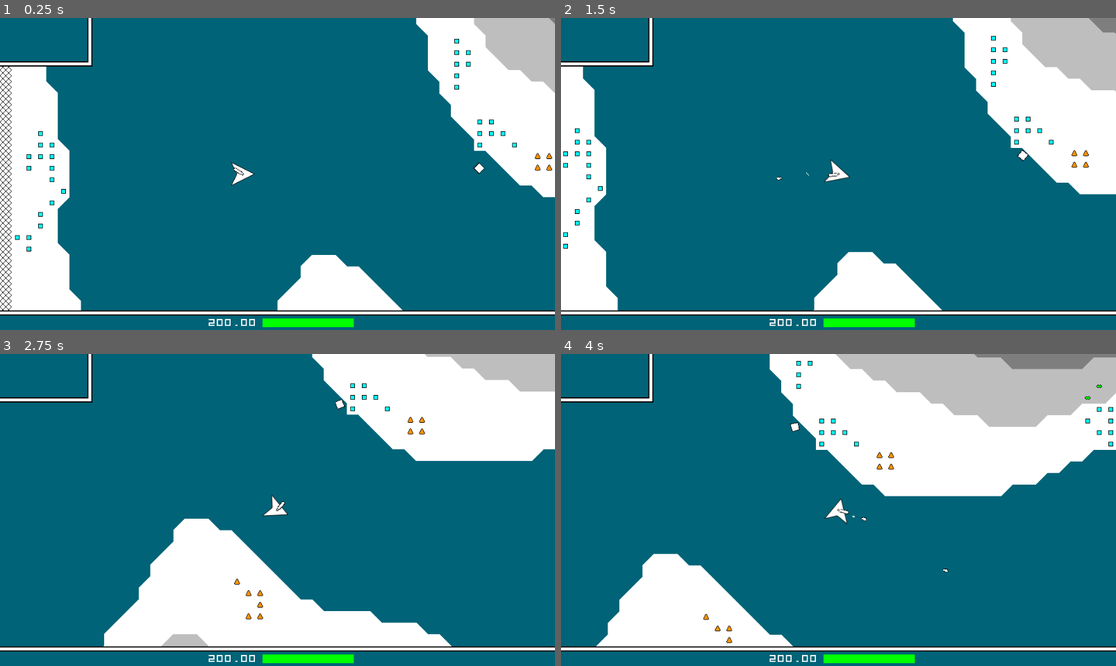
Above: before the commit, frames 1-4 (two rows, left to right).
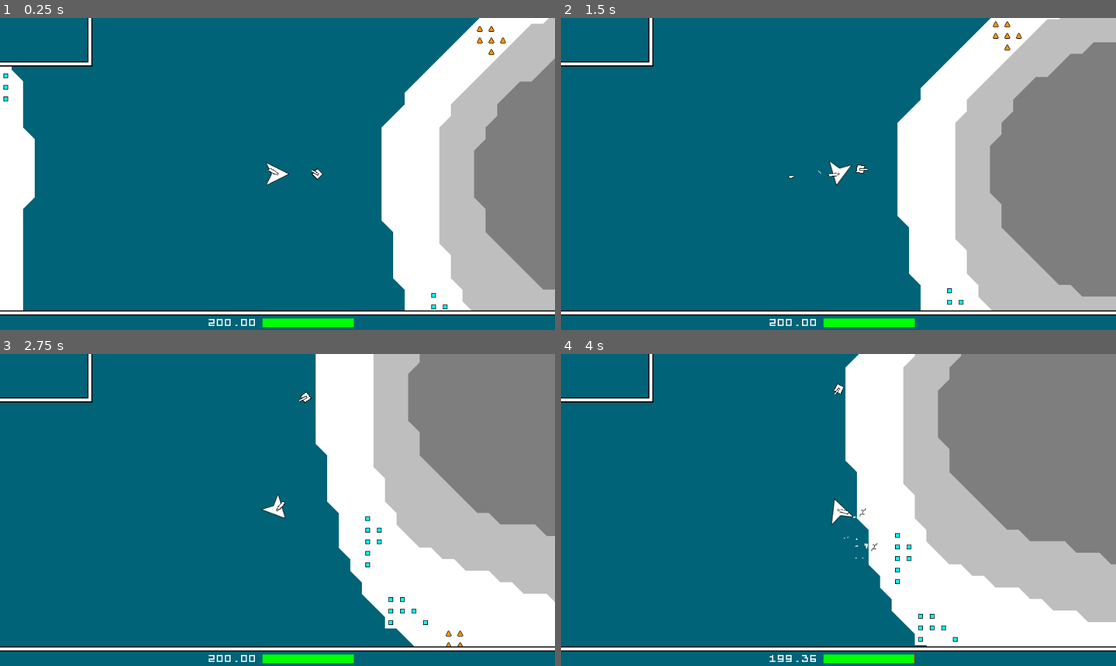
Above: after the commit, the same moments.

Repository: LangII/ProjectSpaceMiner
Game: Godot game, scene res://scenes/Main.tscn
The game is run twice, just before and just after one commit, with the same random seed, the same clock (stepped at 60 frames per second) and the same inputs.
Inputs (mouse positions are in pixels of both pictures, inside the frame that each line leads up to):
- Up to frame 1 (0.25 s): no input
- Up to frame 2 (1.5 s): move the mouse to (960, 158) at 0.52 s; hold D (right) 0.53-1.28 s; tap T (test) at 0.6 s; move the mouse to (727, 189) at 1.27 s; hold S (down) from 1.28 s (still down); click (727, 189) at 1.35 s
- Up to frame 3 (2.75 s): tap T (test) at 1.55, 2.1 s; move the mouse to (333, 441) at 2.02 s; release S (down) at 2.03 s; hold D (right) from 2.03 s (still down)
- Up to frame 4 (4 s): move the mouse to (810, 572) at 2.77 s; release D (right) at 2.78 s; hold W (up) 2.78-3.53 s; tap T (test) at 2.85, 3.8 s; move the mouse to (1005, 556) at 3.52 s; press the mouse at (1005, 556) at 3.53 s; hold A (left) from 3.53 s (still down)

The runs differ from the first frame. In frame 1, 33% of the frame differs, in the area x 0-100%, y 0-94%; in frame 2, 39%; in frame 3, 46%; in frame 4, 47%, in the area x 6-100%, y 0-100%.

Commit message:
add Enemy03 turret movement (dirty)

Diff:
--- a/scenes/Bullet01.tscn
+++ b/scenes/Bullet01.tscn
@@ -23,7 +23,7 @@
 
 [node name="Bullet01" type="KinematicBody2D"]
 collision_layer = 4
-collision_mask = 21
+collision_mask = 23
 script = ExtResource( 1 )
 
 [node name="Sprite" type="Sprite" parent="."]
@@ -34,6 +34,8 @@
 shape = SubResource( 1 )
 
 [node name="Area2D" type="Area2D" parent="."]
+collision_layer = 4
+collision_mask = 23
 
 [node name="CollisionShape2D" type="CollisionShape2D" parent="Area2D"]
 shape = SubResource( 3 )
--- a/scenes/Enemy03.tscn
+++ b/scenes/Enemy03.tscn
@@ -1,9 +1,29 @@
-[gd_scene load_steps=4 format=2]
+[gd_scene load_steps=8 format=2]
 
 [ext_resource path="res://scripts/Enemy03.gd" type="Script" id=1]
 [ext_resource path="res://sprites/enemy_03_body.png" type="Texture" id=2]
+[ext_resource path="res://sprites/enemy_03_turret.png" type="Texture" id=3]
 
 [sub_resource type="CircleShape2D" id=1]
+
+[sub_resource type="Gradient" id=4]
+colors = PoolColorArray( 1, 0, 0, 1, 1, 1, 1, 1 )
+
+[sub_resource type="GradientTexture" id=3]
+gradient = SubResource( 4 )
+
+[sub_resource type="ParticlesMaterial" id=5]
+flag_disable_z = true
+direction = Vector3( 0, 0, 0 )
+spread = 180.0
+gravity = Vector3( 0, 0, 0 )
+initial_velocity = 24.0
+initial_velocity_random = 1.0
+orbit_velocity = 0.0
+orbit_velocity_random = 0.0
+scale = 3.0
+scale_random = 1.0
+color_ramp = SubResource( 3 )
 
 [node name="Enemy03" type="KinematicBody2D"]
 collision_layer = 16
@@ -12,8 +32,19 @@
 [node name="Col" type="CollisionShape2D" parent="."]
 shape = SubResource( 1 )
 
-[node name="Body" type="Sprite" parent="."]
+[node name="Sprite" type="Sprite" parent="."]
 texture = ExtResource( 2 )
+
+[node name="TurretNonSpatial" type="Node" parent="."]
+
+[node name="TurretPivot" type="Position2D" parent="TurretNonSpatial"]
+
+[node name="TurretSprite" type="Sprite" parent="TurretNonSpatial/TurretPivot"]
+position = Vector2( -5, 0 )
+texture = ExtResource( 3 )
+
+[node name="BulletSpawn" type="Position2D" parent="TurretNonSpatial/TurretPivot"]
+position = Vector2( -18, 0 )
 
 [node name="RotPosA" type="Position2D" parent="."]
 position = Vector2( -7, -7 )
@@ -74,3 +105,75 @@
 enabled = true
 cast_to = Vector2( -2, 0 )
 collide_with_areas = true
+
+[node name="WoundedTweenUp" type="Tween" parent="."]
+
+[node name="WoundedTweenDown" type="Tween" parent="."]
+
+[node name="CanDmgShipTimer" type="Timer" parent="."]
+
+[node name="LifeEndParticles2D" type="Particles2D" parent="."]
+emitting = false
+amount = 30
+one_shot = true
+explosiveness = 0.49
+process_material = SubResource( 5 )
+
+[node name="LifeEndParticlesLifeTimeTimer" type="Timer" parent="."]
+
+[node name="WallDetectionNonSpatial" type="Node" parent="."]
+
+[node name="WallDetectionPos" type="Node2D" parent="WallDetectionNonSpatial"]
+
+[node name="ColRayR" type="RayCast2D" parent="WallDetectionNonSpatial/WallDetectionPos"]
+enabled = true
+cast_to = Vector2( 9, 0 )
+collide_with_areas = true
+
+[node name="ColRayTR" type="RayCast2D" parent="WallDetectionNonSpatial/WallDetectionPos"]
+rotation = -0.785398
+enabled = true
+cast_to = Vector2( 9, 0 )
+collide_with_areas = true
+
+[node name="ColRayT" type="RayCast2D" parent="WallDetectionNonSpatial/WallDetectionPos"]
+rotation = -1.5708
+enabled = true
+cast_to = Vector2( 9, 0 )
+collide_with_areas = true
+
+[node name="ColRayTL" type="RayCast2D" parent="WallDetectionNonSpatial/WallDetectionPos"]
+rotation = -2.35619
+enabled = true
+cast_to = Vector2( 9, 0 )
+collide_with_areas = true
+
+[node name="ColRayL" type="RayCast2D" parent="WallDetectionNonSpatial/WallDetectionPos"]
+rotation = 3.14159
+enabled = true
+cast_to = Vector2( 9, 0 )
+collide_with_areas = true
+
+[node name="ColRayBL" type="RayCast2D" parent="WallDetectionNonSpatial/WallDetectionPos"]
+position = Vector2( 1, 0 )
+rotation = 2.53073
+enabled = true
+cast_to = Vector2( 9, 0 )
+collide_with_areas = true
+
+[node name="ColRayB" type="RayCast2D" parent="WallDetectionNonSpatial/WallDetectionPos"]
+rotation = 1.5708
+enabled = true
+cast_to = Vector2( 9, 0 )
+collide_with_areas = true
+
+[node name="ColRayBR" type="RayCast2D" parent="WallDetectionNonSpatial/WallDetectionPos"]
+rotation = 0.785398
+enabled = true
+cast_to = Vector2( 9, 0 )
+collide_with_areas = true
+
+[connection signal="tween_all_completed" from="WoundedTweenUp" to="." method="_on_WoundedTweenUp_tween_all_completed"]
+[connection signal="tween_all_completed" from="WoundedTweenDown" to="." method="_on_WoundedTweenDown_tween_all_completed"]
+[connection signal="timeout" from="CanDmgShipTimer" to="." method="_on_CanDmgShipTimer_timeout"]
+[connection signal="timeout" from="LifeEndParticlesLifeTimeTimer" to="." method="_on_LifeEndParticlesLifeTimeTimer_timeout"]
--- a/scenes/Ship.tscn
+++ b/scenes/Ship.tscn
@@ -45,6 +45,7 @@
 shape = SubResource( 2 )
 
 [node name="BodyColArea2D" type="Area2D" parent="."]
+collision_layer = 2
 
 [node name="CollisionShape2D" type="CollisionShape2D" parent="BodyColArea2D"]
 shape = SubResource( 5 )
--- a/scripts/Bullet01.gd
+++ b/scripts/Bullet01.gd
@@ -11,7 +11,7 @@
 var COL_PARTICLES_LIFETIME = 1.0
 var COLLISION_NORMAL_CLAMP = 0.01
 var SPEED = 450
-var DMG = 2000
+var DMG = 20
 
 var velocity = Vector2()
 
--- a/scripts/Enemy01.gd
+++ b/scripts/Enemy01.gd
@@ -25,15 +25,6 @@
 var MASTER_MOVE_MIN_TIME = 0.5
 var MASTER_MOVE_MAX_TIME = 1.5
 
-var MAX_HEALTH = 80.0
-
-var DMG = 10.0
-var DMG_TO_SELF_MOD = 0.5
-
-var CAN_DMG_SHIP_DELAY = 0.5
-var SHIP_COL_IMPULSE_MOD = 80.0
-var can_dmg_ship = true
-
 var master_behavior = ''  # ['rot_delay', 'rot', 'move_delay', 'move', 'queue_free_sequence']
 var target_behavior = ''  # ['patrol', 'retreat']
 var pursue_trail = []
@@ -50,6 +41,14 @@
 var targeting = null
 
 var PURSUE_CHANCE_REDUCTION = 0.25
+
+var CAN_DMG_SHIP_DELAY = 0.5
+var SHIP_COL_IMPULSE_MOD = 80.0
+var can_dmg_ship = true
+
+var MAX_HEALTH = 80.0
+var DMG = 10.0
+var DMG_TO_SELF_MOD = 0.5
 
 var health = MAX_HEALTH
 
--- a/scripts/Enemy03.gd
+++ b/scripts/Enemy03.gd
@@ -54,6 +54,7 @@
 	test and clean up all previous DONEs
 )
 
+DONE
 - Add damage exchange behavior for when Ship and Enemy03 (body to body) collide.
 
 - Add turret for missiles.
@@ -72,6 +73,11 @@
 over Enemy03.  Part of the defense of Enemy03 is it's rapid back-and-forth movement while wall
 crawling.  When in the 'floating' move_state there is no longer that defensive movement.  So, to
 counter this I'll make it so that while in 'floating' move_state Enemy03 has an increase in defense.
+2024-05-11
+In addition, add some form of visual effect to indicate increase in defense.
+
+2024-02-02
+Improve on move behavior after collision with ship while floating.
 
 -----
 OTHER
@@ -88,9 +94,6 @@
 onready var gameplay = get_node('/root/Main/Gameplay')
 onready var ship = get_node('/root/Main/Gameplay/Ship')
 onready var tilemap = get_node('/root/Main/Gameplay/TileMap')
-
-#onready var mineral_tilemap = get_node('/root/Main/Gameplay/MineralTileMap')
-#var cur_holding_min_tile = null
 
 var ROT_NODE_MAP = {
 	'RotPosA': {
@@ -137,7 +140,64 @@
 var floating_rotate_dir = ''
 var floating_rotate_dir_mod = 0
 
-onready var cur_holding_tile = null
+var cur_holding_tile = null
+
+var CAN_DMG_SHIP_DELAY = 1.0
+var COL_WITH_SHIP_SPEED_MOD = 0.80  # perc
+
+var SHIP_COL_IMPULSE_MOD = 80.0
+var can_dmg_ship = true
+
+var MAX_HEALTH = 80.0
+var DMG = 10.0
+var DMG_TO_SELF_MOD = 0.5
+
+var health = MAX_HEALTH
+
+var WOUNDED_MAP = {
+	'high': {'min': 0.0, 'max': 0.25, 'speed': 0.25},
+	'low': {'min': 0.25, 'max': 0.5, 'speed': 1.0}
+}
+var WOUNDED_COLOR = Color(1, 0.4, 0.4, 1)  # red
+var wounded_level = null
+
+var TURRET_ROT_SPEED_MIN = 2
+var TURRET_ROT_SPEED_MAX = 6
+var CAN_SHOOT_BULLET_DELAY = 2.0
+var can_shoot_bullet = true
+
+#var turret_to_rotate_around_node_angle_dif = 0
+#var prev_turret_to_rotate_around_node_angle_dif = 0
+#var turret_is_rotating_towards_rotate_around_node = false
+
+var turret_rot_speed_dir = +1
+
+#var turret_rot_state = 'passed_air_mid'  # or 'hit_air_edge'
+
+#var dif_between_turret_and_rotate_node = 0.0
+#var prev_dif_between_turret_and_rotate_node = 0.0
+
+var WALL_DETECTION_COL_RAYS_MAP = [
+	{'node': 'WallDetectionNonSpatial/WallDetectionPos/ColRayL',	'dir': 'left',			'dir_deg': 0},
+	{'node': 'WallDetectionNonSpatial/WallDetectionPos/ColRayTL',	'dir': 'top_left',		'dir_deg': 45},
+	{'node': 'WallDetectionNonSpatial/WallDetectionPos/ColRayT',	'dir': 'top',			'dir_deg': 90},
+	{'node': 'WallDetectionNonSpatial/WallDetectionPos/ColRayTR',	'dir': 'top_right',		'dir_deg': 135},
+	{'node': 'WallDetectionNonSpatial/WallDetectionPos/ColRayR',	'dir': 'right',			'dir_deg': 180},
+	{'node': 'WallDetectionNonSpatial/WallDetectionPos/ColRayBR',	'dir': 'bottom_right',	'dir_deg': 225},
+	{'node': 'WallDetectionNonSpatial/WallDetectionPos/ColRayB',	'dir': 'bottom',		'dir_deg': 270},
+	{'node': 'WallDetectionNonSpatial/WallDetectionPos/ColRayBL',	'dir': 'bottom_left',	'dir_deg': 315},
+]
+
+var wall_detection_dir = ''
+var wall_detection_dir_deg = 0
+
+var turret_is_near_wall = false
+var turret_is_rot_towards_wall = false
+
+var TURRET_IS_NEAR_WALL_MIN = 90
+
+var turret_wall_deg_dif = 0
+var prev_turret_wall_deg_dif = 0
 
 
 ####################################################################################################
@@ -145,9 +205,12 @@
 
 func _ready() -> void:
 
+	$CanDmgShipTimer.wait_time = CAN_DMG_SHIP_DELAY
+
 	setMoveStateToFloating()
 
 	# TEST
+#	floating_linear_dir = 180.0
 	floating_linear_dir = 0.0
 	floating_move_vector = Vector2(floating_linear_speed, 0).rotated(deg2rad(floating_linear_dir))
 
@@ -164,9 +227,9 @@
 
 			if col:
 
-				if col.collider == tilemap:
-
-					setMoveStateToRolling(col.position)
+				if col.collider == tilemap:  setMoveStateToRolling(col.position)
+
+				elif col.collider == ship and can_dmg_ship:  colWithShip(col.collider)
 
 		'rolling':
 
@@ -190,6 +253,14 @@
 					updateColVars()
 
 			handleRollingMovement()
+
+			var col = move_and_collide(Vector2(), false, true, true)
+
+			if col and col.collider == ship and can_dmg_ship:  colWithShip(col.collider)
+
+	setNonSpatialsPos()
+
+	rotateTurret()
 
 
 ####################################################################################################
@@ -271,6 +342,291 @@
 	cur_holding_tile = tilemap.world_to_map(cur_rotated_enough_ray.get_collision_point())
 
 
+func setNonSpatialsPos() -> void:
+	$TurretNonSpatial/TurretPivot.global_position = global_position
+	$WallDetectionNonSpatial/WallDetectionPos.global_position = global_position
+
+
+func rotateTurret() -> void:
+
+	var turret_rot_speed = 2
+
+	var turret = $TurretNonSpatial/TurretPivot
+
+	turret.rotate(deg2rad(turret_rot_speed * turret_rot_speed_dir))
+
+	var turret_rot_dir = int(turret.rotation_degrees) % 360
+
+#	if turret_rot_dir in [0, 90, 180, 270]:
+#		print("\nturret_rot_dir = ", turret_rot_dir)
+
+	if move_state == 'rolling':
+
+		var rotate_around_node_dir = util.convAngleTo360Range2(
+			rad2deg(global_position.angle_to_point(cur_rotate_around_pos))
+		)
+
+		print("")
+		print("turret_rot_speed_dir                          = ", turret_rot_speed_dir)
+		print("turret_rot_dir                                = ", turret_rot_dir)
+#		print("rotate_around_node_dir                        = ", rotate_around_node_dir)
+
+		var turret_rot_dif_mod = 45
+		var turret_is_pointing_away_from_wall = null
+
+#		prev_dif_between_turret_and_rotate_node = dif_between_turret_and_rotate_node
+#
+#		dif_between_turret_and_rotate_node = abs(turret_rot_dir - rotate_around_node_dir)
+#		if dif_between_turret_and_rotate_node > 180:
+#			dif_between_turret_and_rotate_node = abs(360 - dif_between_turret_and_rotate_node)
+##		print("prev_dif_between_turret_and_rotate_node       = ", prev_dif_between_turret_and_rotate_node)
+##		print("dif_between_turret_and_rotate_node            = ", dif_between_turret_and_rotate_node)
+#
+#		if dif_between_turret_and_rotate_node < turret_rot_dif_mod:
+#			turret_is_pointing_away_from_wall = false
+#		else:
+#			turret_is_pointing_away_from_wall = true
+#
+#		var turret_is_rotating_towards_wall = null
+#		if prev_dif_between_turret_and_rotate_node > dif_between_turret_and_rotate_node:
+#			turret_is_rotating_towards_wall = true
+#			$TurretNonSpatial/TurretPivot/TurretSprite.modulate = WOUNDED_COLOR
+#		else:
+#			turret_is_rotating_towards_wall = false
+#			$TurretNonSpatial/TurretPivot/TurretSprite.modulate = Color(1, 1, 1, 1)
+##		print("turret_is_rotating_towards_wall               = ", turret_is_rotating_towards_wall)
+
+		for map in WALL_DETECTION_COL_RAYS_MAP:
+			if get_node(map['node']).is_colliding():
+				wall_detection_dir = map['dir']
+				wall_detection_dir_deg = map['dir_deg']
+				break
+
+#		if $WallDetectionNonSpatial/WallDetectionPos/ColRayR.is_colliding():
+#			wall_detection_dir = 'right'
+#			wall_detection_dir_deg = 180
+#		elif $WallDetectionNonSpatial/WallDetectionPos/ColRayTR.is_colliding():
+#			wall_detection_dir = 'top_right'
+#			wall_detection_dir_deg = 135
+#		elif $WallDetectionNonSpatial/WallDetectionPos/ColRayT.is_colliding():
+#			wall_detection_dir = 'top'
+#			wall_detection_dir_deg = 90
+#		elif $WallDetectionNonSpatial/WallDetectionPos/ColRayTL.is_colliding():
+#			wall_detection_dir = 'top_left'
+#			wall_detection_dir_deg = 45
+#		elif $WallDetectionNonSpatial/WallDetectionPos/ColRayL.is_colliding():
+#			wall_detection_dir = 'left'
+#			wall_detection_dir_deg = 0
+#		elif $WallDetectionNonSpatial/WallDetectionPos/ColRayBL.is_colliding():
+#			wall_detection_dir = 'bottom_left'
+#			wall_detection_dir_deg = 315
+#		elif $WallDetectionNonSpatial/WallDetectionPos/ColRayB.is_colliding():
+#			wall_detection_dir = 'bottom'
+#			wall_detection_dir_deg = 270
+#		elif $WallDetectionNonSpatial/WallDetectionPos/ColRayBR.is_colliding():
+#			wall_detection_dir = 'bottom_right'
+#			wall_detection_dir_deg = 225
+
+		print("wall_detection_dir                            = ", wall_detection_dir)
+		print("wall_detection_dir_deg                        = ", wall_detection_dir_deg)
+
+		"""
+		TODO:
+		- variables to get
+
+			- turret_is_near_wall
+				- determine if the turret is within 90 deg of wall_detection_dir_deg
+				- the tricky part is it has to account for the cross over from 0 to 360
+					- maybe i should write a util function just for that
+
+			- turret_is_rot_towards_wall
+				-
+		- then make it so turret will change direction ONLY IF not turret_is_near_wall and not
+		turret_is_rot_towards_wall
+		"""
+
+		prev_turret_wall_deg_dif = turret_wall_deg_dif
+
+		turret_wall_deg_dif = util.anglesDif(turret_rot_dir, wall_detection_dir_deg)
+		print("turret_wall_deg_dif                           = ", turret_wall_deg_dif)
+
+		turret_is_near_wall = turret_wall_deg_dif < TURRET_IS_NEAR_WALL_MIN
+		print("turret_is_near_wall                           = ", turret_is_near_wall)
+
+		turret_is_rot_towards_wall = prev_turret_wall_deg_dif > turret_wall_deg_dif
+		print("turret_is_rot_towards_wall                    = ", turret_is_rot_towards_wall)
+
+		if turret_is_near_wall and turret_is_rot_towards_wall:  turret_rot_speed_dir *= -1
+
+#		if turret_is_rotating_towards_wall and turret_is_pointing_away_from_wall:
+#		else:
+
+#			if turret_rot_speed_dir == +1:
+#				if dif_between_turret_and_rotate_node < 90:
+#					turret_rot_speed_dir = -1
+#			elif turret_rot_speed_dir == -1:
+#				if dif_between_turret_and_rotate_node < 90:
+#					turret_rot_speed_dir = +1
+
+#		var mod = 90
+
+#		var turret_is_pointing_away_from_wall = null
+#		if (
+#			(turret_rot_dir + 360) < (rotate_around_node_dir + 360) - mod
+#			and (turret_rot_dir + 360) > (rotate_around_node_dir + 360) + mod
+#		):
+#			turret_is_pointing_away_from_wall = true
+#		else:
+#			turret_is_pointing_away_from_wall = false
+#		print("turret_is_pointing_away_from_wall             = ", turret_is_pointing_away_from_wall)
+
+#		var mod = 10
+#
+#		if (
+#			(turret_rot_dir + 360) < (rotate_around_node_dir + 360) - 90
+#			and (turret_rot_dir + 360) > (rotate_around_node_dir + 360) + 90
+#		):
+#			if turret_rot_speed_dir == +1:
+#				if (turret_rot_dir + 360) > ((rotate_around_node_dir + 360) - mod):
+#					turret_rot_speed_dir = -1
+#
+#			elif turret_rot_speed_dir == -1:
+#				if (turret_rot_dir + 360) < ((rotate_around_node_dir + 360) + mod):
+#					turret_rot_speed_dir = +1
+#
+
+#		var rotate_around_node_dir_8th_nearest = util.roundToNearestCustom(
+#			rotate_around_node_dir,
+#			[0,	45,	90,	135, 180, 225, 270,	315, 360]
+#		)
+#		print("rotate_around_node_dir_8th_nearest            = ", rotate_around_node_dir_8th_nearest)
+
+#		prev_turret_to_rotate_around_node_angle_dif = turret_to_rotate_around_node_angle_dif
+#		turret_to_rotate_around_node_angle_dif = abs((turret_rot_dir + 360) - (rotate_around_node_dir + 360))
+#		print("turret_to_rotate_around_node_angle_dif        = ", turret_to_rotate_around_node_angle_dif)
+
+#		if prev_turret_to_rotate_around_node_angle_dif > turret_to_rotate_around_node_angle_dif:
+#			turret_is_rotating_towards_rotate_around_node = true
+#		else:
+#			turret_is_rotating_towards_rotate_around_node = false
+#		print("turret_is_rotating_towards_rotate_around_node = ", turret_is_rotating_towards_rotate_around_node)
+
+#		var MOD = 90
+#
+#		if (
+#			(turret_rot_dir + 360) > (rotate_around_node_dir + 360 - MOD)
+#			and (turret_rot_dir + 360) <= (rotate_around_node_dir + 360 + MOD)
+#		):
+#			print("    YES ", global_position)
+
+#			var turret_to_rotate_around_node_angle_dif = 0
+#			var turret_is_rotating_towards_rotate_around_node = false
+
+#			if turret_is_rotating_towards_rotate_around_node:  turret_rot_speed_dir *= -1
+#
+#		else:
+#			print("")
+
+	"""
+	2024-02-04
+	need to come up with a good way to ensure that when the turret turns the direction of its
+	rotation
+	"""
+
+#	print("turret_rot_speed_dir = ", turret_rot_speed_dir)
+
+	return
+
+
+####################################################################################################
+
+
+func colWithShip(_collider):
+	can_dmg_ship = false
+	$CanDmgShipTimer.start()
+	ship.takeDmg(DMG)
+
+	floating_linear_speed *= COL_WITH_SHIP_SPEED_MOD
+
+	floating_linear_dir = util.convAngleTo360Range(
+		rad2deg(
+			_collider.global_position.angle_to_point(global_position)
+		) * -1
+	) + 180
+
+	floating_move_vector = Vector2(floating_linear_speed, 0).rotated(deg2rad(floating_linear_dir))
+
+	takeDmg(self, DMG * DMG_TO_SELF_MOD)
+
 
 func takeDmg(_node_took_dmg:Object, _dmg:int) -> void:
+	health -= _dmg
+	if health <= 0:  startQueueFreeSequence()
+	setWoundedLevel()
+	if wounded_level:  startWoundedTweenUp()
+
+	print("\nhealth = ", health)
+	print("wounded_level = ", wounded_level)
+
+
+func startQueueFreeSequence():
+
+	setMoveStateToFloating()
+	floating_move_vector = Vector2()
+	floating_rotate_speed = 0.0
+
+	collision_layer = 0
+	collision_mask = 0
+	$Sprite.visible = false
+	$TurretNonSpatial/TurretPivot/TurretSprite.visible = false
+	$LifeEndParticles2D.restart()
+	$LifeEndParticlesLifeTimeTimer.start()
+
 	return
+
+
+func startWoundedTweenUp():
+	if not wounded_level:  return
+	$WoundedTweenUp.interpolate_property(
+		$Sprite, 'modulate', Color(1, 1, 1, 1), WOUNDED_COLOR,
+		WOUNDED_MAP[wounded_level]['speed'], 0, 1
+	)
+	$WoundedTweenUp.start()
+
+
+func startWoundedTweenDown():
+	if not wounded_level:  return
+	$WoundedTweenDown.interpolate_property(
+		$Sprite, 'modulate', WOUNDED_COLOR, Color(1, 1, 1, 1),
+		WOUNDED_MAP[wounded_level]['speed'], 0, 1
+	)
+	$WoundedTweenDown.start()
+
+
+func setWoundedLevel():
+	for level in WOUNDED_MAP.keys():
+		var wounded_health_min = MAX_HEALTH * WOUNDED_MAP[level]['min']
+		var wounded_health_max = MAX_HEALTH * WOUNDED_MAP[level]['max']
+		if (health > wounded_health_min) and (health <= wounded_health_max):
+			wounded_level = level
+			return
+	wounded_level = null
+
+
+####################################################################################################
+
+
+func _on_WoundedTweenUp_tween_all_completed():
+	if wounded_level:  startWoundedTweenDown()
+
+
+func _on_WoundedTweenDown_tween_all_completed():
+	if wounded_level:  startWoundedTweenUp()
+
+
+func _on_CanDmgShipTimer_timeout():
+	can_dmg_ship = true
+
+
+func _on_LifeEndParticlesLifeTimeTimer_timeout():
+	queue_free()
--- a/scripts/EnemyGenLogic.gd
+++ b/scripts/EnemyGenLogic.gd
@@ -128,7 +128,7 @@
 #	return
 
 	var enemy_inst = enemy_03.instance()
-	enemy_inst.global_position = Vector2(820, 2590)
+	enemy_inst.global_position = Vector2(580, 2160)
 	_enemies_.add_child(enemy_inst)
 
 #	var enemy_inst_1 = enemy_03.instance()
--- a/scripts/Gameplay.gd
+++ b/scripts/Gameplay.gd
@@ -115,7 +115,7 @@
 func addShip():
 	ship = load(SHIP_SCN_REF).instance()
 	add_child(ship)
-	ship.global_position = Vector2(420, 2600)
+	ship.global_position = Vector2(520, 2160)
 
 
 func addCamera():
--- a/scripts/Main.gd
+++ b/scripts/Main.gd
@@ -78,9 +78,9 @@
 		var mouse_pos_tile = get_node('Gameplay/TileMap').world_to_map(global_mouse_position)
 		print("mouse_pos_tile = ", mouse_pos_tile)
 
-		var ship = get_node('Gameplay/Ship')
-
-		print("\nship.prev_frame_dir = ", ship.prev_frame_dir)
+#		var ship = get_node('Gameplay/Ship')
+#
+#		print("\nship.prev_frame_dir = ", ship.prev_frame_dir)
 
 #		var enemies = get_node('Gameplay/Enemies')
 
--- a/scripts/Ship.gd
+++ b/scripts/Ship.gd
@@ -240,10 +240,6 @@
 
 
 func takeDmg(_dmg):
-
-	print("\nShip takeDmg()")
-	print("_dmg = ", _dmg)
-
 	health -= _dmg
 	hud.updateHealthValues(health)
 	is_stunned = true
--- a/scripts/Utilities.gd
+++ b/scripts/Utilities.gd
@@ -85,6 +85,11 @@
 	else:  return (_angle * -1) + 180
 
 
+func convAngleTo360Range2(_angle:float) -> float:
+	if _angle >= 0:  return _angle
+	else:  return (180 - (_angle * -1)) + 180
+
+
 func convTileMapPosToGlobalPos(tile_map_pos:Vector2, global_pos_type:String='center') -> Vector2:
 	var global_pos = data.tiles['%s,%s' % [tile_map_pos.y, tile_map_pos.x]]['global_pos_center']
 	global_pos = Vector2(global_pos[0], global_pos[1])
@@ -116,3 +121,20 @@
 
 func nodeIsScene(_node:Node, _scene:String) -> bool:
 	return _node.name.replace('@', '').begins_with(_scene)
+
+
+func roundToNearestCustom(rounding:float, round_to:Array) -> float:
+	var nearest = round_to[0]
+	var nearest_dif = abs(rounding - nearest)
+	for round_to_each in round_to:
+		var dif = abs(rounding - round_to_each)
+		if dif < nearest_dif:
+			nearest = round_to_each
+			nearest_dif = dif
+	return nearest
+
+
+func anglesDif(_angle_1:float, _angle_2:float) -> float:
+#	var dif = abs(_angle_1 - _angle_2) % 360
+	var dif = fmod(abs(_angle_1 - _angle_2), 360)
+	return min(dif, 360 - dif)
Not shown: 2 places in scenes/Enemy01.tscn that only renumber resources
Binary file added: sprites/enemy_03_turret.png
Not shown, added: sprites/enemy_03_turret.png.import
